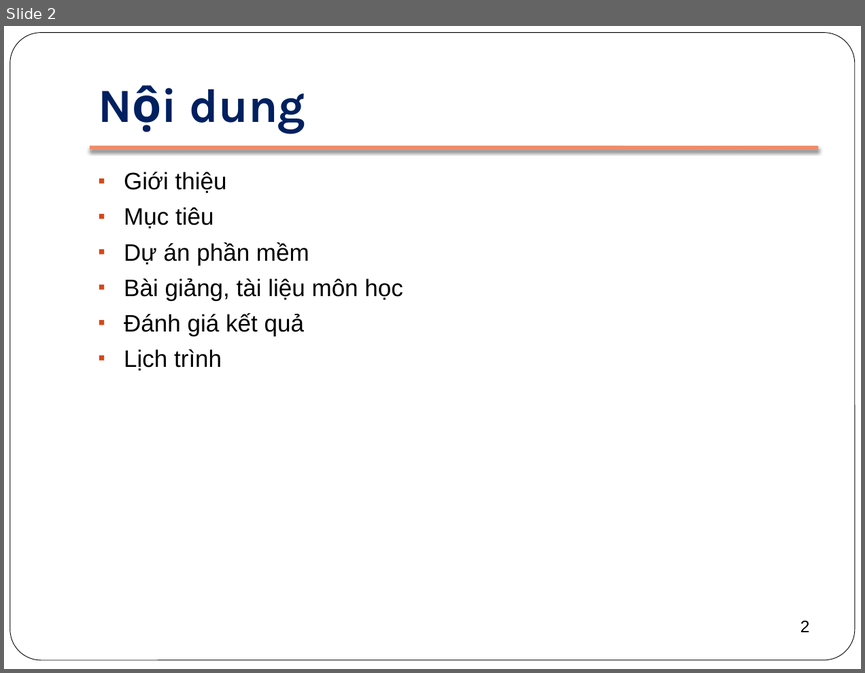
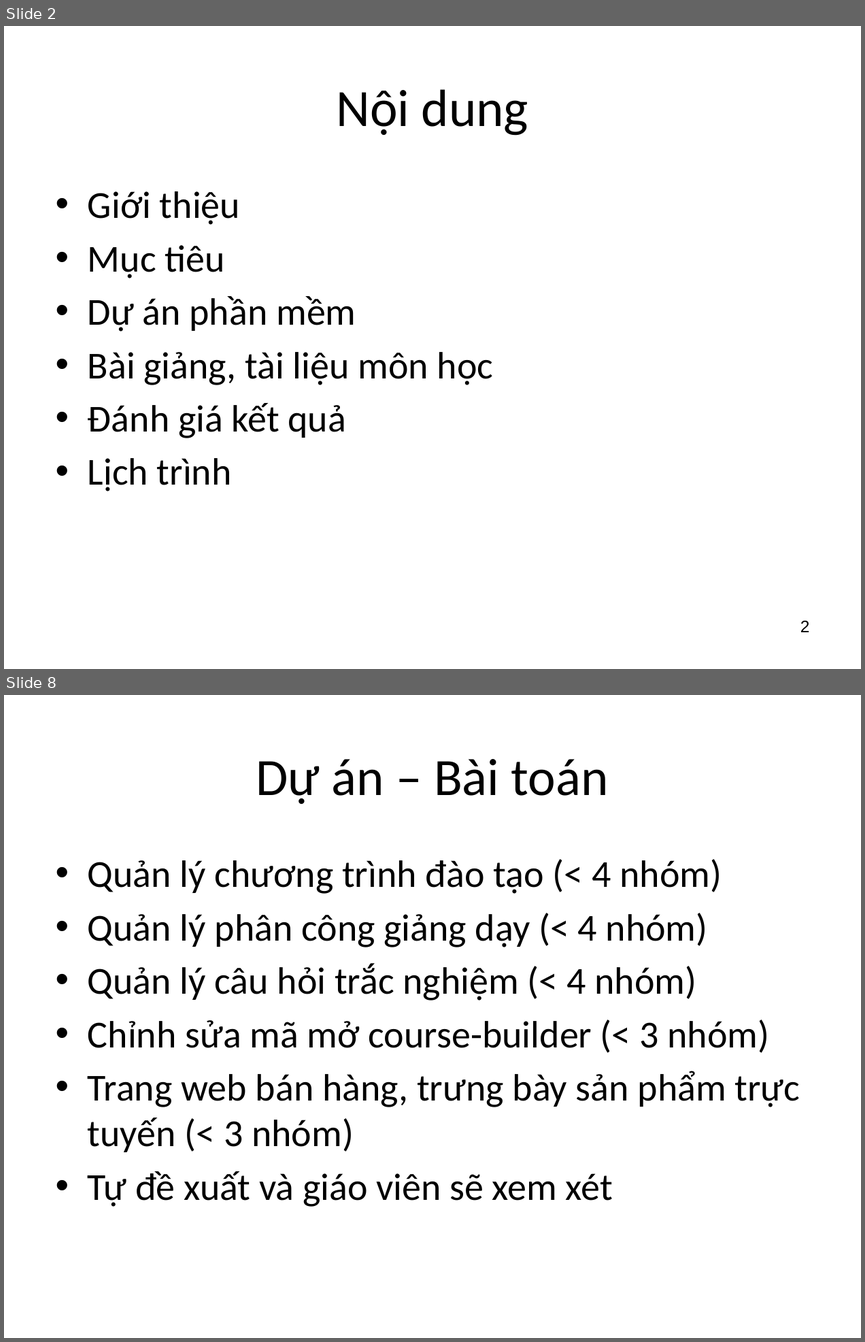
Before and after one commit to BachPhiLong/SE2013, a slide deck: 00-Course Info.pptx. Shown one above the other, each under a label of ours: slide 2 before the commit, slides 2 and 8 after it; the slides between them are not shown. The pictures are 865x673 and 865x1342 pixels, drawn with LibreOffice and Linux fonts; fonts in the diff are those of the drawing. Boxes give left, top, right and bottom in pixels: in the first picture for what was removed or moved away, otherwise in the second. Text is boxed around its words. In the diff, an @@ line names an element or a change of style, - is before the commit and + after.

```diff
--- a/00-Course Info.pptx
+++ b/00-Course Info.pptx
@@ slide 8 added at bbox=[4, 695, 861, 1338], background #FFFFFF @@
@@ title added at bbox=[256, 759, 609, 804], 44 pt, text #000000 @@
+Dự án – Bài toán
@@ text added at bbox=[88, 859, 800, 1206], 32 pt, text #000000 @@
+• Quản lý chương trình đào tạo (< 4 nhóm)
+• Quản lý phân công giảng dạy (< 4 nhóm)
+• Quản lý câu hỏi trắc nghiệm (< 4 nhóm)
+• Chỉnh sửa mã mở course-builder (< 3 nhóm)
+• Trang web bán hàng, trưng bày sản phẩm trực tuyến (< 3 nhóm)
+• Tự đề xuất và giáo viên sẽ xem xét
@@ slide 2 changed as well @@
@@ rounded rectangle removed at bbox=[10, 33, 855, 660] @@
@@ title "Nội dung": place and size @@
-title "Nội dung" at bbox=[189, 89, 305, 133]
+title "Nội dung" at bbox=[336, 89, 528, 135]
@@ title "Nội dung" at bbox=[336, 89, 528, 135]: size 40 to 44 pt, font Karla to Calibri, text colour #002060 to #000000, bold off; alignment left to centre; vertical alignment bottom to middle @@
@@ line removed from (90, 148) to (818, 148) @@
@@ text "Giới thiệu": place and size @@
-text "Giới thiệu" at bbox=[124, 172, 402, 371]
+text "Giới thiệu" at bbox=[88, 191, 494, 491]
@@ text "Giới thiệu" at bbox=[88, 191, 494, 491]: size 20 to 32 pt, font Arial to Calibri; bullet ▪ to • @@
```
Also in this commit, not shown: 8 other slides changed, 5 other slides added, 3 slides removed.
